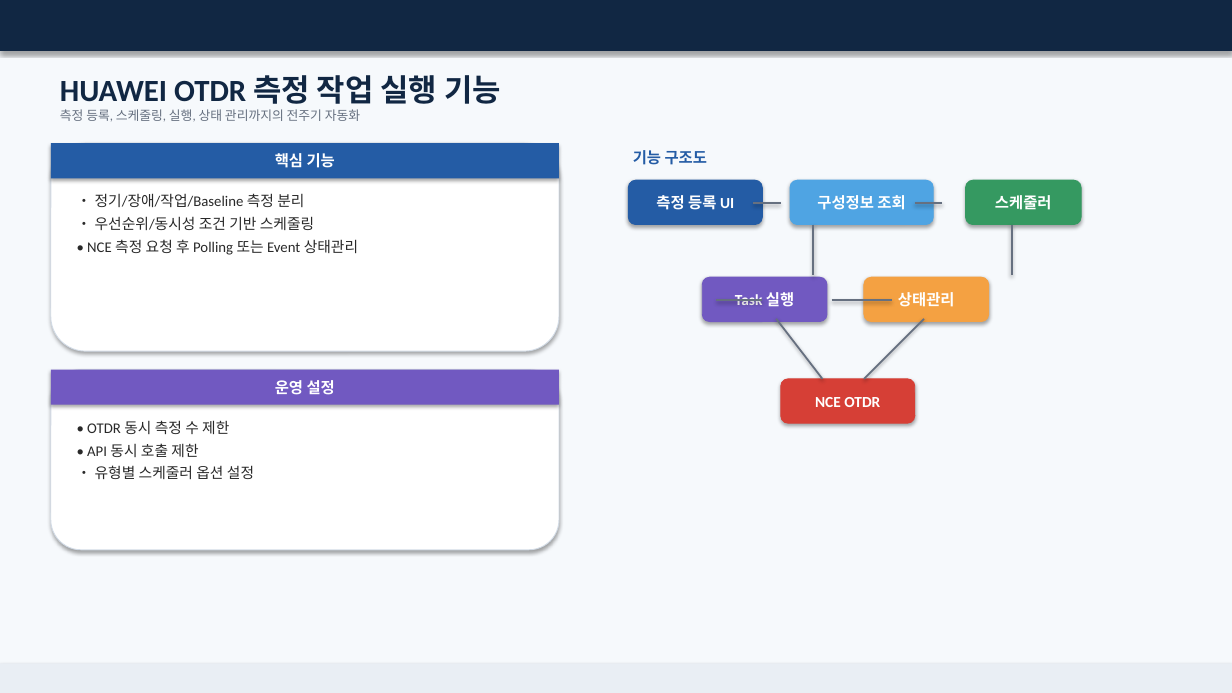
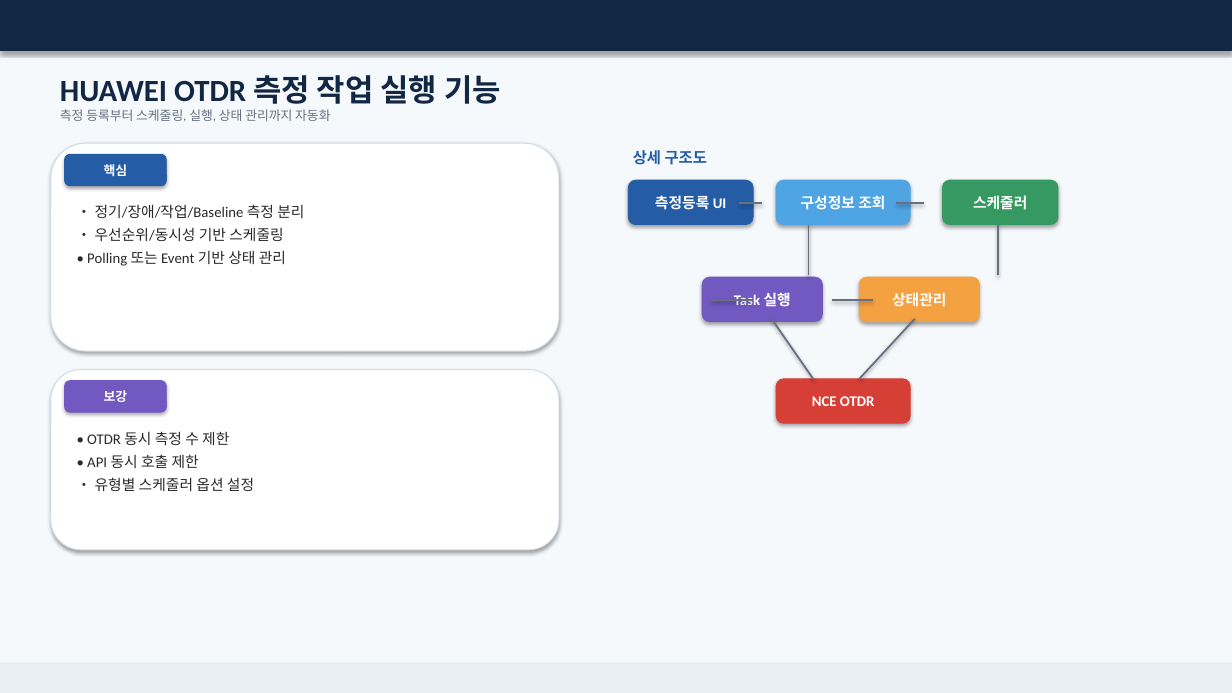
Before and after one commit to gmncreat/project-plan, a slide deck: slide 4 of output/SKT_OTDR_선로품질관리시스템_고도화_개발계획서_최종.pptx. Drawn at 1232x693 pixels with LibreOffice and Linux fonts; fonts in the diff are those of the drawing. Boxes give left, top, right and bottom in pixels: in the first picture for what was removed or moved away, otherwise in the second. Text is boxed around its words. In the diff, an @@ line names an element or a change of style, - is before the commit and + after.

Commit message:
docs: further refine OTDR project plan PPT

```diff
--- a/output/SKT_OTDR_선로품질관리시스템_고도화_개발계획서_최종.pptx
+++ b/output/SKT_OTDR_선로품질관리시스템_고도화_개발계획서_최종.pptx
@@ text at box(60, 109, 330, 122): text changed @@
-측정 등록, 스케줄링, 실행, 상태 관리까지의 전주기 자동화
+측정 등록부터 스케줄링, 실행, 상태 관리까지 자동화
@@ rounded rectangle "핵심": place and size @@
-rounded rectangle "핵심" at box(51, 143, 559, 178)
+rounded rectangle "핵심" at box(65, 154, 166, 186)
@@ rounded rectangle "핵심" at box(65, 154, 166, 186): rectangle to rounded rectangle; outline none to #245CA5 0.75 pt @@
@@ text in rounded rectangle at box(104, 164, 128, 176): text changed; size 12 to 10 pt @@
-핵심 기능
+핵심
@@ text at box(633, 150, 707, 165): text changed @@
-기능 구조도
+상세 구조도
@@ text "• 정기/장애/작업/Baseline 측정 분리": place and size @@
-text "• 정기/장애/작업/Baseline 측정 분리" at box(87, 193, 358, 255)
+text "• 정기/장애/작업/Baseline 측정 분리" at box(87, 204, 304, 266)
@@ rounded rectangle "측정등록 UI": place and size @@
-rounded rectangle "측정등록 UI" at box(628, 180, 762, 225)
+rounded rectangle "측정등록 UI" at box(628, 180, 753, 225)
@@ text in rounded rectangle at box(655, 195, 727, 210): text changed; size 12 to 11.5 pt @@
-측정 등록 UI
+측정등록 UI
@@ line moved from (753, 203) - (781, 203) to (739, 203) - (762, 203) @@
@@ size 12 to 11.5 pt in 5 elements at box(776, 379, 910, 423), box(702, 277, 823, 322), box(860, 277, 980, 322), box(943, 180, 1058, 225), box(776, 180, 910, 225) @@
@@ rounded rectangle "구성정보 조회": place and size @@
-rounded rectangle "구성정보 조회" at box(790, 180, 933, 225)
+rounded rectangle "구성정보 조회" at box(776, 180, 910, 225)
@@ line moved from (915, 203) - (943, 203) to (897, 203) - (924, 203) @@
@@ rounded rectangle "스케줄러": place and size @@
-rounded rectangle "스케줄러" at box(966, 180, 1081, 225)
+rounded rectangle "스케줄러" at box(943, 180, 1058, 225)
@@ text at box(87, 227, 286, 266): text changed @@
-• 우선순위/동시성 조건 기반 스케줄링
-• NCE 측정 요청 후 Polling 또는 Event 상태관리
+• 우선순위/동시성 기반 스케줄링
+• Polling 또는 Event 기반 상태 관리
@@ line moved from (813, 225) - (813, 275) to (809, 225) - (809, 275) @@
@@ line moved from (1012, 225) - (1012, 275) to (998, 225) - (998, 275) @@
@@ rounded rectangle "Task 실행": place and size @@
-rounded rectangle "Task 실행" at box(702, 277, 827, 322)
+rounded rectangle "Task 실행" at box(702, 277, 823, 322)
@@ rounded rectangle "상태관리": place and size @@
-rounded rectangle "상태관리" at box(864, 277, 989, 322)
+rounded rectangle "상태관리" at box(860, 277, 980, 322)
@@ line moved from (762, 300) - (716, 300) to (753, 300) - (712, 300) @@
@@ line moved from (776, 319) - (823, 379) to (772, 319) - (813, 379) @@
@@ line moved from (832, 300) - (892, 300) to (832, 300) - (873, 300) @@
@@ line moved from (924, 319) - (864, 379) to (915, 319) - (860, 379) @@
@@ rectangle removed at box(51, 370, 559, 405) @@
-운영 설정
@@ rounded rectangle added at box(65, 381, 166, 412), fill #7159C1, outline #7159C1 0.75 pt, 10 pt, text #FFFFFF, bold @@
+보강
@@ rounded rectangle "NCE OTDR": place and size @@
-rounded rectangle "NCE OTDR" at box(781, 379, 915, 423)
+rounded rectangle "NCE OTDR" at box(776, 379, 910, 423)
@@ text "• OTDR 동시 측정 수 ...": place and size @@
-text "• OTDR 동시 측정 수 ..." at box(87, 420, 254, 479)
+text "• OTDR 동시 측정 수 ..." at box(87, 431, 254, 491)
```
Also in this commit, not shown: 10 other slides changed.
